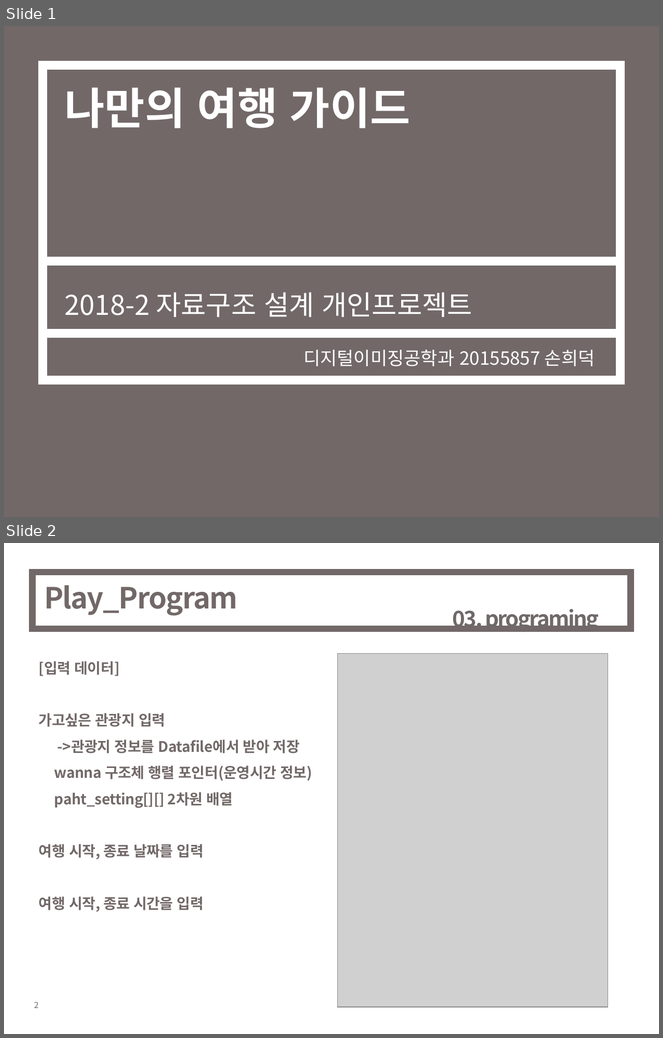
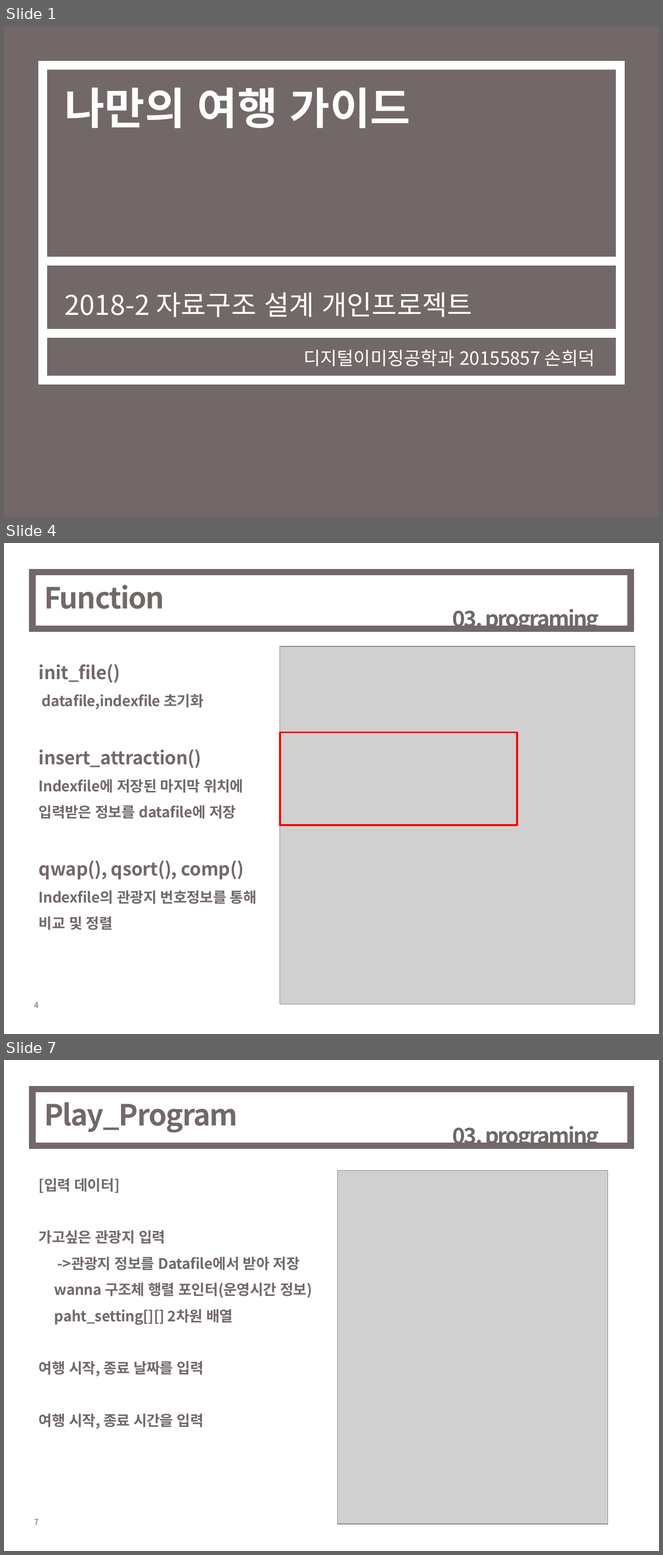
Before and after one commit to hdson07/DataSturucture_PersonalProject, a slide deck: 4.Test&evaluation.pptx. Shown one above the other, each under a label of ours: slides 1 and 2 before the commit, slides 1, 4 and 7 after it; the slides between them are not shown. The pictures are 663x1038 and 663x1555 pixels, drawn with LibreOffice and Linux fonts; fonts in the diff are those of the drawing; grey boxes stand for pictures. Boxes give left, top, right and bottom in pixels: in the first picture for what was removed or moved away, otherwise in the second. Text is boxed around its words. In the diff, an @@ line names an element or a change of style, - is before the commit and + after.

```diff
--- a/4.Test&evaluation.pptx
+++ b/4.Test&evaluation.pptx
@@ slide 4 added at [4, 543, 659, 1034], background #FFFFFF; not listed: 1 template element that a slide beside it also shows @@
@@ rectangle added at [32, 572, 631, 629], outline #726868 7 pt @@
@@ title added at [44, 585, 165, 609], 32 pt, text #726868, bold @@
+Function
@@ text added at [453, 609, 599, 632], 24 pt, text #706868, bold @@
+03. programing
@@ picture added at [280, 646, 635, 1004] @@
@@ text added at [39, 664, 257, 930], 16 pt, text #726868, bold @@
+init_file()
+datafile,indexfile 초기화
+insert_attraction()
+Indexfile에 저장된 마지막 위치에
+입력받은 정보를 datafile에 저장
+qwap(), qsort(), comp()
+Indexfile의 관광지 번호정보를 통해
+비교 및 정렬
@@ rectangle added at [280, 732, 517, 825], outline #FF0000 2 pt @@
@@ what was slide 2 is now slide 7 @@
@@ page number at [34, 1519, 39, 1525]: text changed @@
-2
+7
```
Also in this commit, not shown: 4 other slides added, 4 other files.
